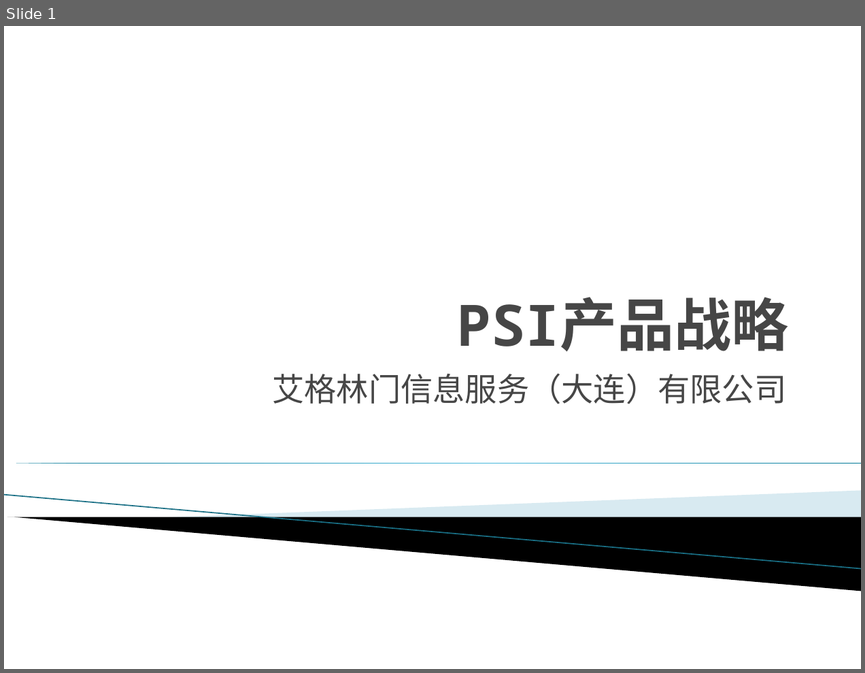
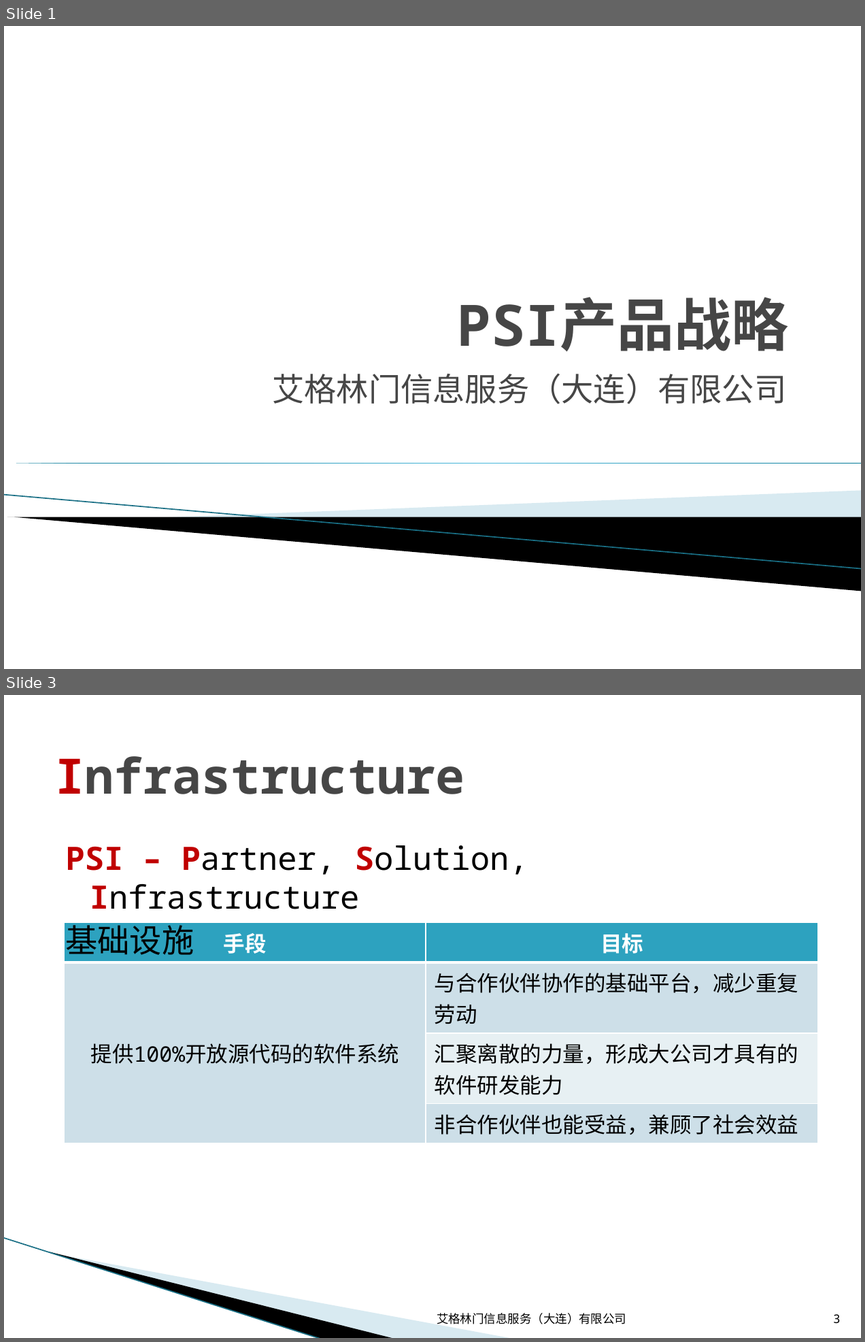
Before and after one commit to wuzhiping/PSI, a slide deck: doc/01 战略/PSI产品战略.pptx. Shown one above the other, each under a label of ours: slide 1 before the commit, slides 1 and 3 after it; the slides between them are not shown. The pictures are 865x673 and 865x1342 pixels, drawn with LibreOffice and Linux fonts; fonts in the diff are those of the drawing; background and template pictures are left out. Boxes give left, top, right and bottom in pixels: in the first picture for what was removed or moved away, otherwise in the second. Text is boxed around its words. In the diff, an @@ line names an element or a change of style, - is before the commit and + after.

```diff
--- a/doc/01 战略/PSI产品战略.pptx
+++ b/doc/01 战略/PSI产品战略.pptx
@@ slide 3 added at [4,695,861,1338], background #FFFFFF @@
@@ title added at [55,756,465,794], 41 pt, text #464646, bold @@
+Infrastructure
@@ text added at [65,845,528,955], 27 pt, text #000000 @@
+PSI – Partner, Solution, Infrastructure
+基础设施
@@ table added at [64,923,818,1137], 4 rows, 2 columns @@
+手段 | 目标
+提供100%开放源代码的软件系统 | 与合作伙伴协作的基础平台，减少重复劳动
+ | 汇聚离散的力量，形成大公司才具有的软件研发能力
+ | 非合作伙伴也能受益，兼顾了社会效益
@@ line added from (4, 1238) to (322, 1338), #97C5D8 0.95 pt @@
@@ freeform shape added at [50,1251,396,1338], fill #000000 @@
@@ freeform shape added at [51,1252,514,1338], fill #A0CBDC at 40% opacity @@
@@ text added at [436,1312,626,1324], 10 pt, text #000000 @@
+艾格林门信息服务（大连）有限公司
@@ page number added at [833,1314,840,1323], 10 pt, text #000000 @@
+3
```
Also in this commit, not shown: 1 slide changed.
